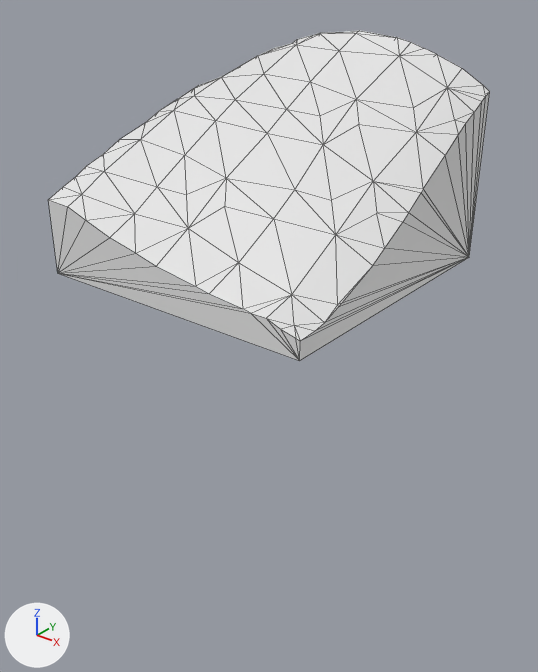
The glTF model assets/terrain/surface_pieces/surf_19_6.glb as it was, and as the next commit left it.
One viewpoint serves both versions: a 50 mm lens placed at (-4.99, 68.11, -15.52), pointed at (-12.35, 77.3, -21.22). Every picture has the same lights, and +X, +Y and +Z are marked at lower left. The older version comes first. Mesh edges are drawn as thin lines. Where no turn or scale is listed for an object, it has been applied to the vertices.

Objects in the first picture: 'geometry_0'.
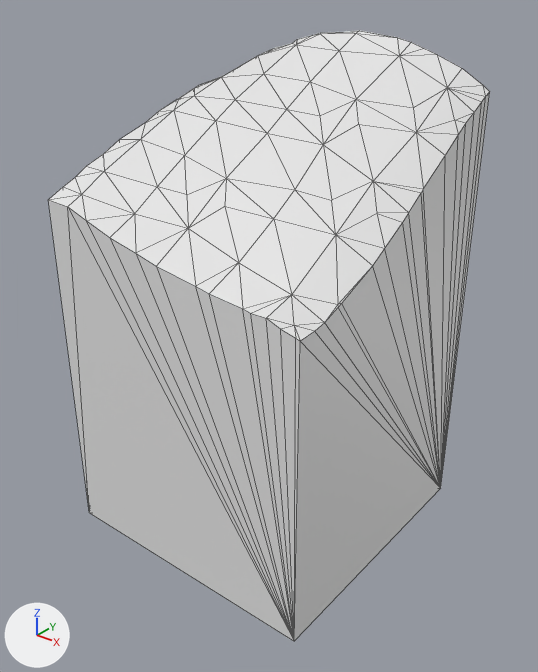
Where the change shows, as pixel boxes [x1, y1, x2, y2] in the pictures (538 x 672 px; the box of a moved part takes in the faces that stretch with it):
'geometry_0', reshaped (84% taller)
    before: [48, 30, 490, 361]
    after: [48, 30, 490, 641]
part 1 of me_geometry_0, moved or reshaped
    before: [56, 92, 490, 361]
    after: [56, 92, 490, 641]

The change, as a list of edits to the scene's bpy script:
```text
Change me_geometry_0:
    used by ob_geometry_0; location = (0.0, 0.0, 0.0)
    remove me_geometry_0.from_pydata(...)  # 110 vertices, 216 faces; spans x -15.0..-10.0, y 75.0..80.0, z -20.0..-16.4
    add me_geometry_0.from_pydata(...)  # 110 vertices, 216 faces; spans x -15.0..-10.0, y 75.0..80.0, z -25.0..-16.4
    me_geometry_0 part 1
    4 vertices are removed from x -15.0..-10.0, y 75.0..80.0, z -20.0
    67 faces are deleted
    4 vertices are added at (-15.0, 80.0, -25.0), (-15.0, 75.0, -25.0), (-10.0, 80.0, -25.0), (-10.0, 75.0, -25.0)
    67 new faces join them
```
